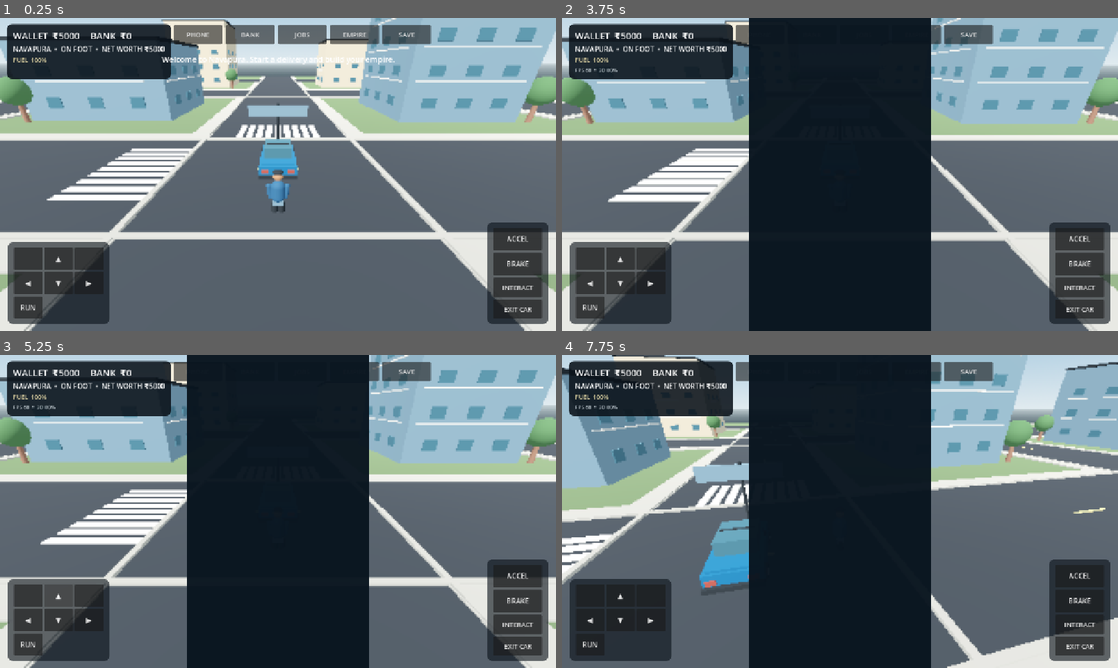
Above: before the commit, frames 1-4 (two rows, left to right).
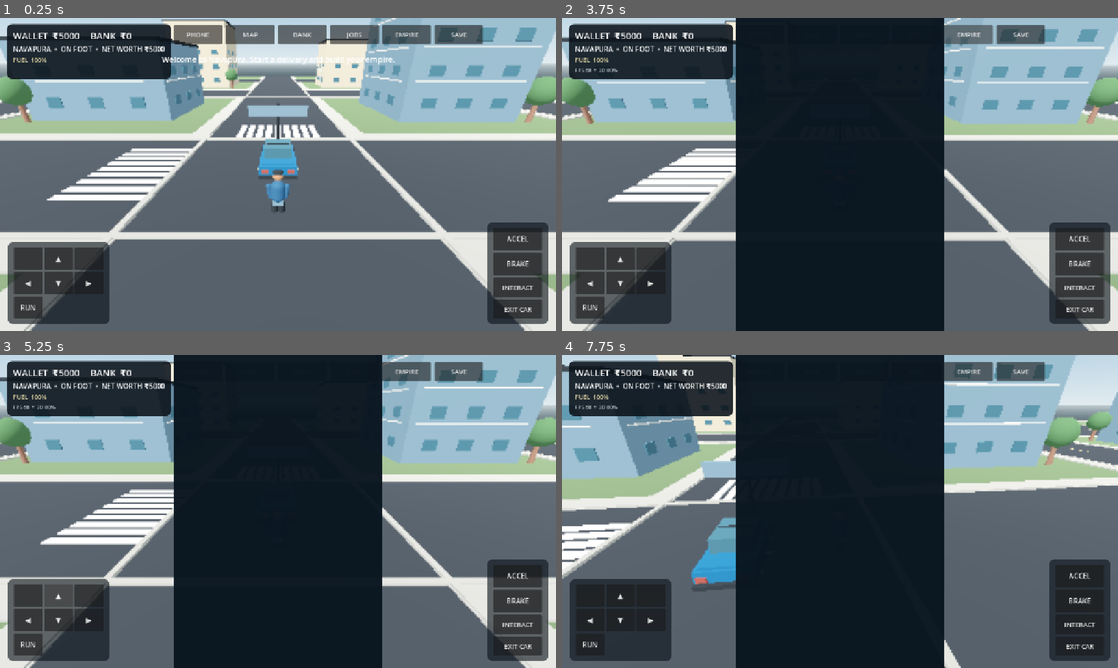
Above: after the commit, the same moments.

Repository: g82202773-coder/-blue-orbit-731
Game: Godot game, scene res://scenes/main.tscn
Two runs of this game, one before a commit and one after it. Both use one fixed random seed, a clock stepped at 60 frames per second and the inputs below.
Inputs (mouse positions are in pixels of both pictures, inside the frame that each line leads up to):
- Up to frame 1 (0.25 s): no input
- Up to frame 2 (3.75 s): click (812, 33) at 0.5 s, where only the run after the commit has a clickable "MAP"; click "PHONE" at 1.25 s; click "BANK" at 2 s; click "JOBS" at 2.75 s; click "EMPIRE" at 3.5 s
- Up to frame 3 (5.25 s): click (27, 596) at 4.27 s; click "▲" at 5 s
- Up to frame 4 (7.75 s): move the mouse to (962, 495) at 5.77 s; hold D (move_right) 5.78-6.5 s; tap E (interact) at 5.85, 7.35 s; click (962, 495) at 5.92 s; drag from (728, 527) to (812, 574) at 6.52 s; move the mouse to (895, 442) at 7.27 s; hold D (move_right) from 7.28 s (still down)

The runs differ from the first frame. In frame 1, 0.7% of the frame differs, in the area x 43-87%, y 2-9%; in frame 2, 5.3%; in frame 3, 5.3%; in frame 4, 24%, in the area x 0-100%, y 0-100%.

Commit message:
Integrate live Navapura map panel into smartphone and HUD

Diff:
--- a/scripts/main.gd
+++ b/scripts/main.gd
@@ -8,6 +8,7 @@
 const JOB_REWARD := 750
 const TRAFFIC_SCRIPT = preload("res://scripts/traffic_vehicle.gd")
 const PEDESTRIAN_SCRIPT = preload("res://scripts/pedestrian.gd")
+const MINIMAP_SCRIPT = preload("res://scripts/minimap.gd")
 
 var mats: Dictionary = {}
 var window_transforms: Array[Transform3D] = []
@@ -56,6 +57,8 @@
 var phone_panel: PanelContainer
 var empire_panel: PanelContainer
 var job_panel: PanelContainer
+var map_panel: PanelContainer
+var minimap_display: Control
 var bank_info: Label
 var job_info: Label
 var phone_info: Label
@@ -651,6 +654,7 @@
     top_buttons.add_theme_constant_override("separation", 8)
     hud_layer.add_child(top_buttons)
     _add_button(top_buttons, "PHONE", _toggle_phone)
+    _add_button(top_buttons, "MAP", _toggle_map)
     _add_button(top_buttons, "BANK", _toggle_bank)
     _add_button(top_buttons, "JOBS", _job_action)
     _add_button(top_buttons, "EMPIRE", _toggle_empire)
@@ -684,8 +688,10 @@
     var phone_size := phone_panel.get_combined_minimum_size()
     var empire_size := empire_panel.get_combined_minimum_size()
     var job_size := job_panel.get_combined_minimum_size()
+    var map_size := map_panel.get_combined_minimum_size()
     bank_panel.position = (view_size - bank_size) * 0.5
     phone_panel.position = (view_size - phone_size) * 0.5
+    map_panel.position = (view_size - map_size) * 0.5
     empire_panel.position = (view_size - empire_size) * 0.5
     job_panel.position = (view_size - job_size) * 0.5
 
@@ -790,6 +796,21 @@
     _add_button(phone_box, "MY EMPIRE", _toggle_empire, 180.0)
     _add_button(phone_box, "CLOSE PHONE", _hide_panels, 180.0)
     phone_panel.hide()
+
+    map_panel = PanelContainer.new()
+    map_panel.custom_minimum_size = Vector2(390.0, 330.0)
+    map_panel.add_theme_stylebox_override("panel", _panel_style(Color(0.035, 0.08, 0.12, 0.98)))
+    hud_layer.add_child(map_panel)
+    var map_box := VBoxContainer.new()
+    map_box.add_theme_constant_override("separation", 6)
+    map_panel.add_child(map_box)
+    _add_title(map_box, "NAVAPURA CITY MAP")
+    minimap_display = Control.new()
+    minimap_display.custom_minimum_size = Vector2(360.0, 270.0)
+    minimap_display.set_script(MINIMAP_SCRIPT)
+    map_box.add_child(minimap_display)
+    _add_button(map_box, "CLOSE MAP", _hide_panels, 140.0)
+    map_panel.hide()
 
     job_panel = PanelContainer.new()
     job_panel.custom_minimum_size = Vector2(440.0, 390.0)
@@ -856,6 +877,8 @@
         _move_player(delta)
     _update_camera(delta)
     _update_job_progress()
+    if is_instance_valid(map_panel) and map_panel.visible:
+        _update_minimap()
     if toast_time > 0.0:
         toast_time -= delta
         if toast_time <= 0.0 and is_instance_valid(toast_label):
@@ -1109,6 +1132,12 @@
     active_vehicle = null
     _refresh_ui()
 
+func _toggle_map() -> void:
+    var should_open := not map_panel.visible
+    _hide_panels()
+    map_panel.visible = should_open
+    _update_minimap()
+
 func _toggle_bank() -> void:
     var should_open := not bank_panel.visible
     _hide_panels()
@@ -1127,6 +1156,7 @@
 func _hide_panels() -> void:
     bank_panel.hide()
     phone_panel.hide()
+    map_panel.hide()
     job_panel.hide()
     empire_panel.hide()
 
@@ -1178,6 +1208,8 @@
         return
     wallet_label.text = "WALLET  ₹%d     BANK  ₹%d" % [GameState.wallet, GameState.bank_balance]
     _update_fuel_hud()
+    if is_instance_valid(map_panel) and map_panel.visible:
+        _update_minimap()
     var travel_state := "DRIVING %s" % active_vehicle_kind.to_upper() if driving else "ON FOOT"
     location_label.text = "NAVAPURA  •  %s  •  NET WORTH ₹%d" % [travel_state, GameState.net_worth()]
     if is_instance_valid(bank_info):
@@ -1209,6 +1241,22 @@
             GameState.net_worth()
         ]
 
+func _update_minimap() -> void:
+    if not is_instance_valid(minimap_display) or not is_instance_valid(player):
+        return
+    minimap_display.set("player_position", player.global_position)
+    var shown_vehicle: Node3D = active_vehicle if driving and is_instance_valid(active_vehicle) else car
+    if is_instance_valid(shown_vehicle):
+        minimap_display.set("vehicle_position", shown_vehicle.global_position)
+        minimap_display.set("has_vehicle", true)
+    else:
+        minimap_display.set("has_vehicle", false)
+    if is_instance_valid(pickup_marker):
+        minimap_display.set("pickup_position", pickup_marker.global_position)
+    if is_instance_valid(drop_marker):
+        minimap_display.set("destination_position", drop_marker.global_position)
+    minimap_display.set("job_stage", job_stage)
+
 func _update_fuel_hud() -> void:
     if is_instance_valid(fuel_label):
         fuel_label.text = "FUEL  %d%%" % int(round(GameState.fuel_percent))
